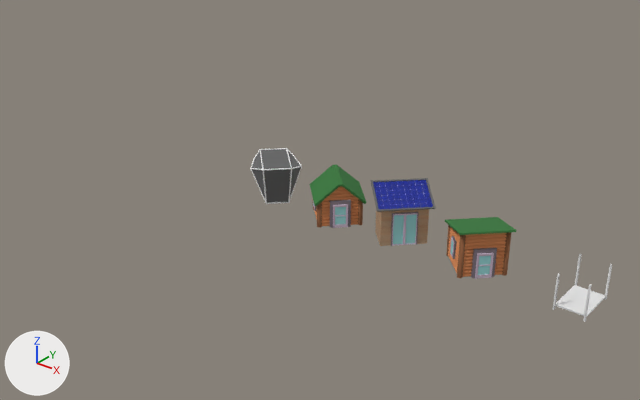
Two versions of the Blender file Assets/Blender/buildings.blend, one commit apart.
One viewpoint serves both versions: a camera (50 mm lens) standing at (11.5, -28.3, 18.0) and looking at (-12.2, 1.3, -0.4). Every picture has the same lights, and +X, +Y and +Z are marked at lower left.

The older version as bpy lines, for what is in view:
```python
ob_cube = bpy.data.objects.new('Cube', me_cube)
ob_cube.location = (1.38, 0.0, 0.0)
ob_cube_001 = bpy.data.objects.new('Cube.001', me_cube_001)
ob_cube_001.location = (1.38, 0.0, 0.0)
ob_house_cabin1 = bpy.data.objects.new('House_Cabin1', me_cabin1)
ob_house_cabin1.location = (-10.16, 0.0, 0.0)
ob_house_cabin1.rotation_euler = (0.0, 0.0, 0.785)  # degrees (0, 0, 45)
ob_house_cabin1.scale = (1.0, 1.11, 1.0)
ob_house_cabin2 = bpy.data.objects.new('House_Cabin2', me_cabin2)
ob_house_cabin2.location = (-3.07, 0.0, 0.0)
ob_house_cabin2.rotation_euler = (0.0, 0.0, 0.785)  # degrees (0, 0, 45)
ob_house_cabin2.scale = (1.0, 1.11, 1.0)
ob_house_jupe = bpy.data.objects.new('House_JUPE', me_jupe)
ob_house_jupe.location = (-13.75, 0.0, 0.0)
ob_house_jupe.rotation_euler = (0.0, 0.0, 0.785)  # degrees (0, 0, 45)
ob_house_jupe.scale = (0.835, 0.835, 0.835)
ob_house_tinybox = bpy.data.objects.new('House_TinyBox', me_tinybox)
ob_house_tinybox.location = (-6.71, 0.0, 0.0)
ob_house_tinybox.rotation_euler = (0.0, 0.0, 0.785)  # degrees (0, 0, 45)
```
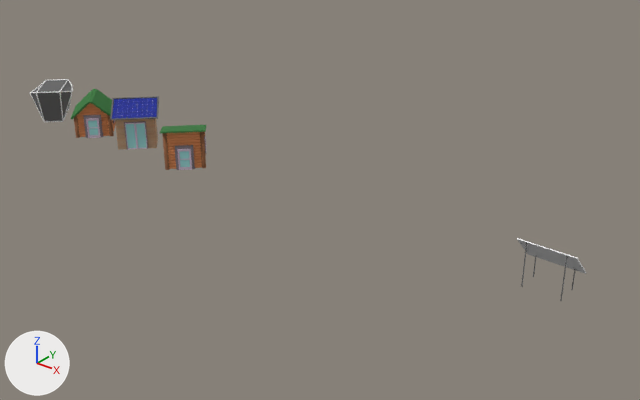
Boxes [x1, y1, x2, y2] around the edits, measured in the pictures (640 x 400 px):
```json
{"object": "House_TinyBox", "change": "moved", "before": [371, 178, 436, 246], "after": [110, 96, 159, 150]}
{"object": "House_Cabin2", "change": "moved", "before": [445, 217, 516, 279], "after": [160, 125, 206, 170]}
{"object": "House_Cabin1", "change": "moved", "before": [310, 165, 367, 228], "after": [71, 89, 116, 138]}
{"object": "House_JUPE", "change": "moved", "before": [250, 148, 302, 204], "after": [30, 79, 73, 122]}
{"object": "SolarCell", "change": "added", "after": [517, 238, 586, 301], "faces in mat_solar_frame (white #e7e7e7)": [517, 238, 586, 274], "faces in mat_solar_legs (dark grey #636363)": [521, 243, 576, 301]}
{"object": "Cube", "change": "hidden", "before": [556, 285, 606, 316]}
{"object": "Cube.001", "change": "hidden", "before": [552, 254, 612, 322]}
```

Edits to the scene script, one JSON object a line:
```json
{"op": "add", "block": "mat_solar_surface", "code": ["mat_solar_surface = principled_material('Solar_Surface')", "mat_solar_surface.base_color = (0.0217, 0.0311, 0.8)  # blue #2931e7"]}
{"op": "add", "block": "mat_solar_legs", "code": ["mat_solar_legs = principled_material('Solar_legs')", "mat_solar_legs.base_color = (0.126, 0.126, 0.126)  # dark grey #636363"]}
{"op": "add", "block": "mat_solar_frame", "code": ["mat_solar_frame = principled_material('Solar_Frame')", "mat_solar_frame.base_color = (0.8, 0.8, 0.8)  # white #e7e7e7"]}
{"op": "add", "block": "me_cube_003", "code": ["me_cube_003 = bpy.data.meshes.new('Cube.003')", "me_cube_003.from_pydata(...)  # 48 vertices, 38 faces; spans x -1.21..1.21, y -0.53..0.7, z 0.02..2.06", "# faces by material slot: [24, 13, 1]", "me_cube_003.materials.append(mat_solar_legs)  # dark grey #636363", "me_cube_003.materials.append(mat_solar_frame)  # white #e7e7e7", "me_cube_003.materials.append(mat_solar_surface)  # blue #2931e7"]}
{"op": "set", "path": "ob_cube.location", "old": "(1.38, 0.0, 0.0)", "new": "(0.0, 0.0, 0.0)"}
{"op": "add", "block": "ob_cube", "code": "ob_cube.hide_set(True)"}
{"op": "add", "block": "ob_cube_001", "code": "ob_cube_001.hide_set(True)"}
{"op": "set", "path": "ob_house_cabin1.location", "old": "(-10.16, 0.0, 0.0)", "new": "(-26.97, 0.0, 0.0)"}
{"op": "set", "path": "ob_house_tinybox.location", "old": "(-6.71, 0.0, 0.0)", "new": "(-23.52, 0.0, 0.0)"}
{"op": "set", "path": "ob_house_jupe.location", "old": "(-13.75, 0.0, 0.0)", "new": "(-30.56, 0.0, 0.0)"}
{"op": "set", "path": "ob_house_cabin2.location", "old": "(-3.07, 0.0, 0.0)", "new": "(-19.88, 0.0, 0.0)"}
{"op": "add", "block": "ob_solarcell", "code": ["ob_solarcell = bpy.data.objects.new('SolarCell', me_cube_003)", "ob_solarcell.location = (0.0, 0.0, 0.0)"]}
```
